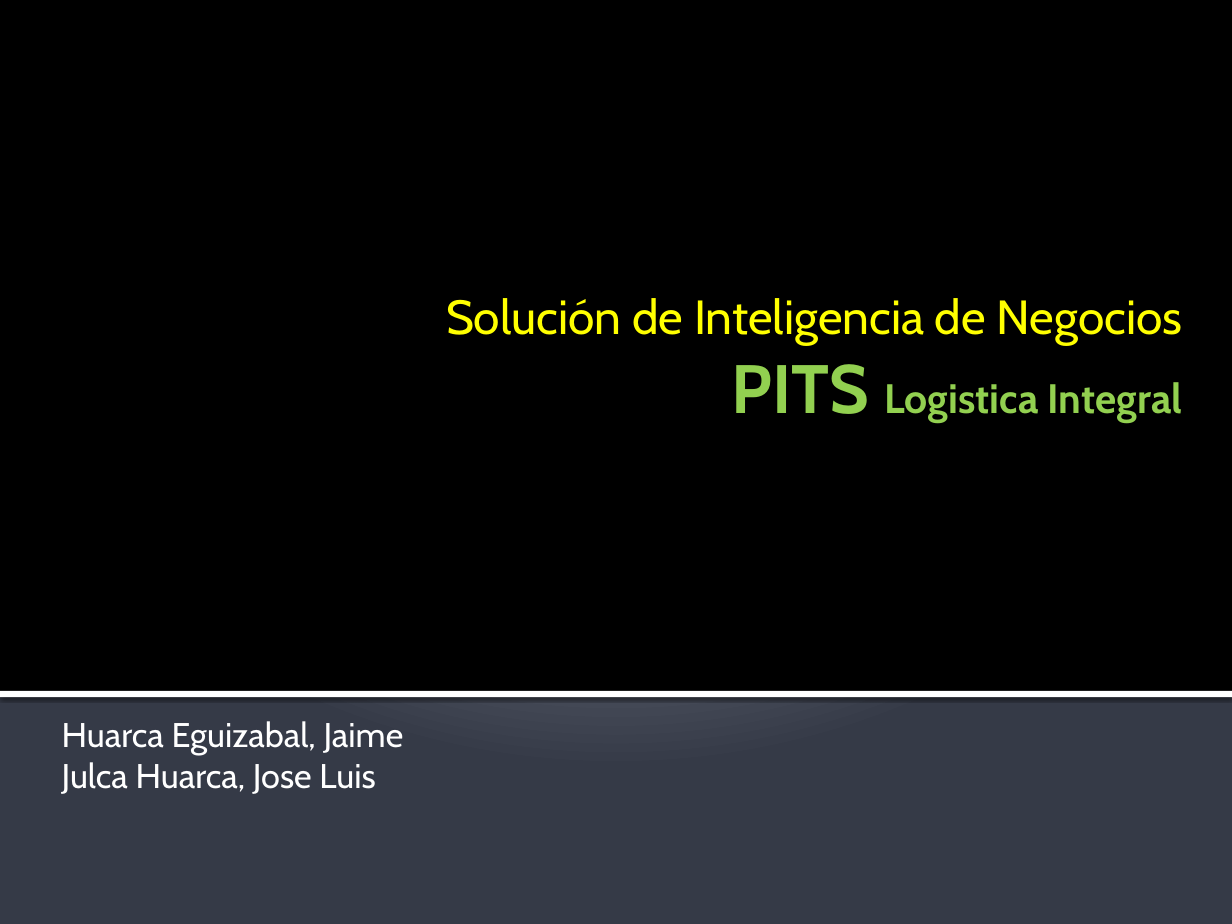
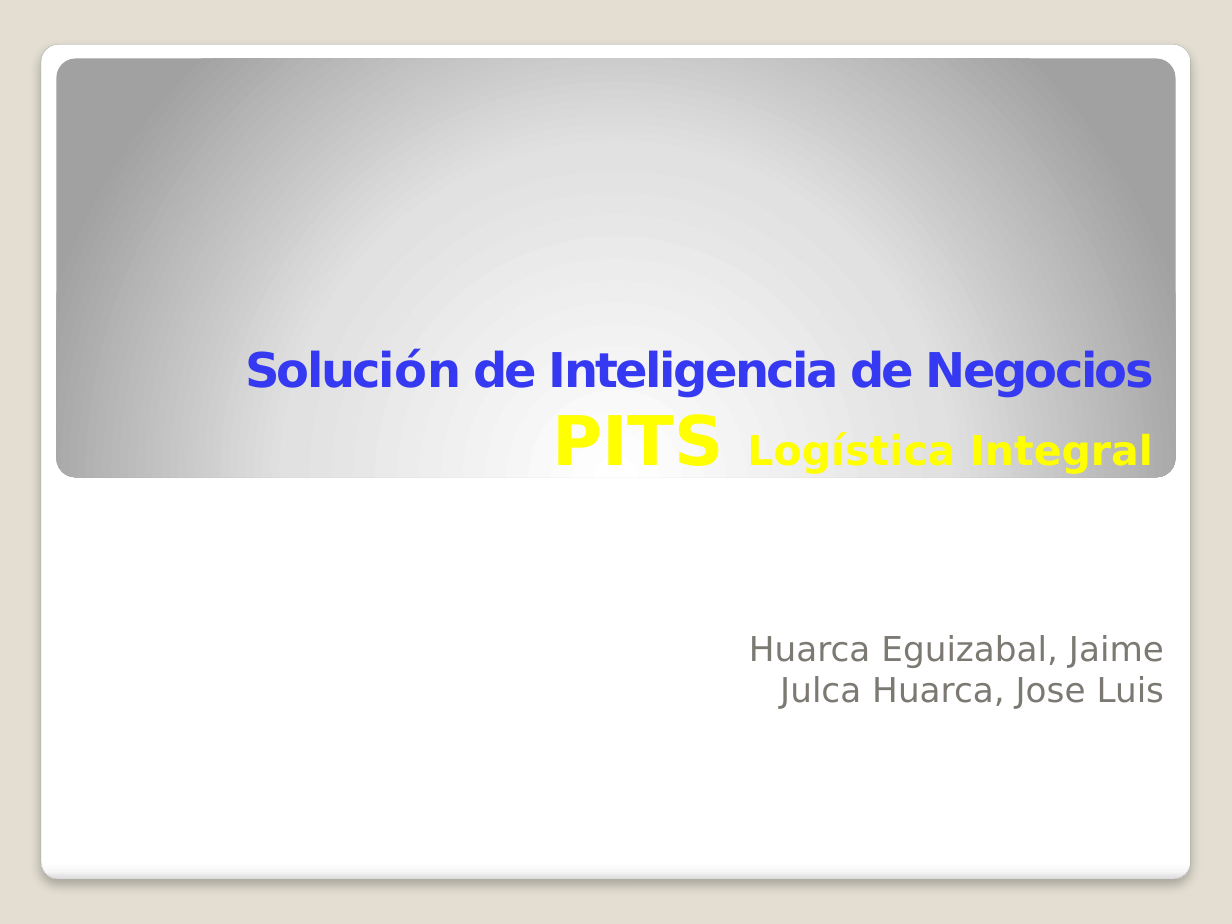
Before and after one commit to cuonglun12/pits-bi-real-time, a slide deck: slide 1 of Presentacion/Solución de Inteligencia de Negocios.pptx. Drawn at 1232x924 pixels with LibreOffice and Linux fonts; fonts in the diff are those of the drawing. Boxes give left, top, right and bottom in pixels: in the first picture for what was removed or moved away, otherwise in the second. Text is boxed around its words. In the diff, an @@ line names an element or a change of style, - is before the commit and + after.

```diff
--- a/Presentacion/Solución de Inteligencia de Negocios.pptx
+++ b/Presentacion/Solución de Inteligencia de Negocios.pptx
@@ background gradient #C1C5D3 to #BFC4D2 to #353B47 to #E3DED1 @@
@@ rectangle removed at (0,0,1232,692) @@
@@ rounded rectangle added at (41,44,1190,880), fill gradient #FFFFFF to #F7F7F7 to #DADADA, outline #A4A4A4 0.16 pt @@
@@ rounded rectangle added at (57,58,1175,477), fill gradient #FFFFFF to #E1E1E1 to #A2A2A2 @@
@@ title "Solución de Inteligencia de Negocios ..." at (245,348,1154,474): vertical alignment top to bottom @@
@@ title at (245,348,1154,474): text changed; font Cabin to DejaVu Sans; text colour #FFFF00 to #3539F1; bold on @@
-Solución de Inteligencia de Negocios
-PITS Logistica Integral
+Solución de Inteligencia de Negocios
+PITS Logística Integral
@@ subtitle "Huarca Eguizabal, Jaime": place and size @@
-subtitle "Huarca Eguizabal, Jaime" at (62,721,404,794)
+subtitle "Huarca Eguizabal, Jaime" at (749,635,1164,709)
@@ subtitle "Huarca Eguizabal, Jaime" at (749,635,1164,709): font Cabin to DejaVu Sans, text colour #FFFFFF to #7C7A72; alignment left to right; indent changed; vertical alignment bottom to top @@
@@ rectangle removed at (0,691,1232,697) @@
```
Also in this commit, not shown: 5 other slides changed, 1 slide added, 1 slide removed.
